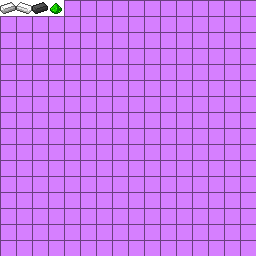
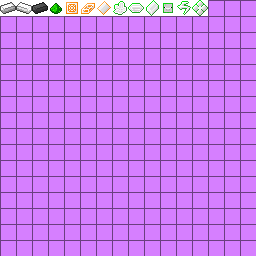
Layer changes from the first 256 × 256 image to the second:
painted on "Blocks_empty.png.png" over [64, 0, 208, 16]
